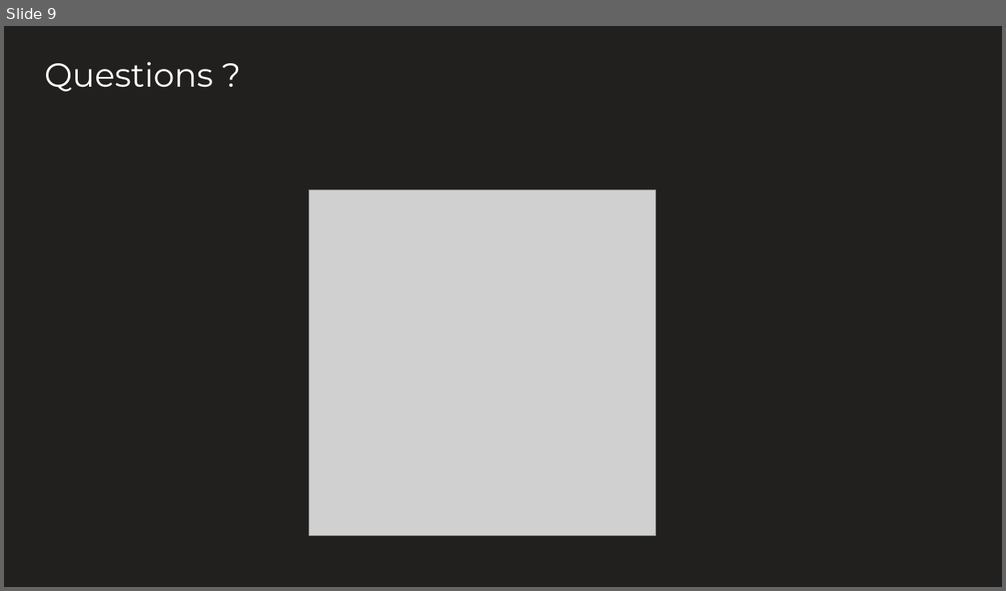
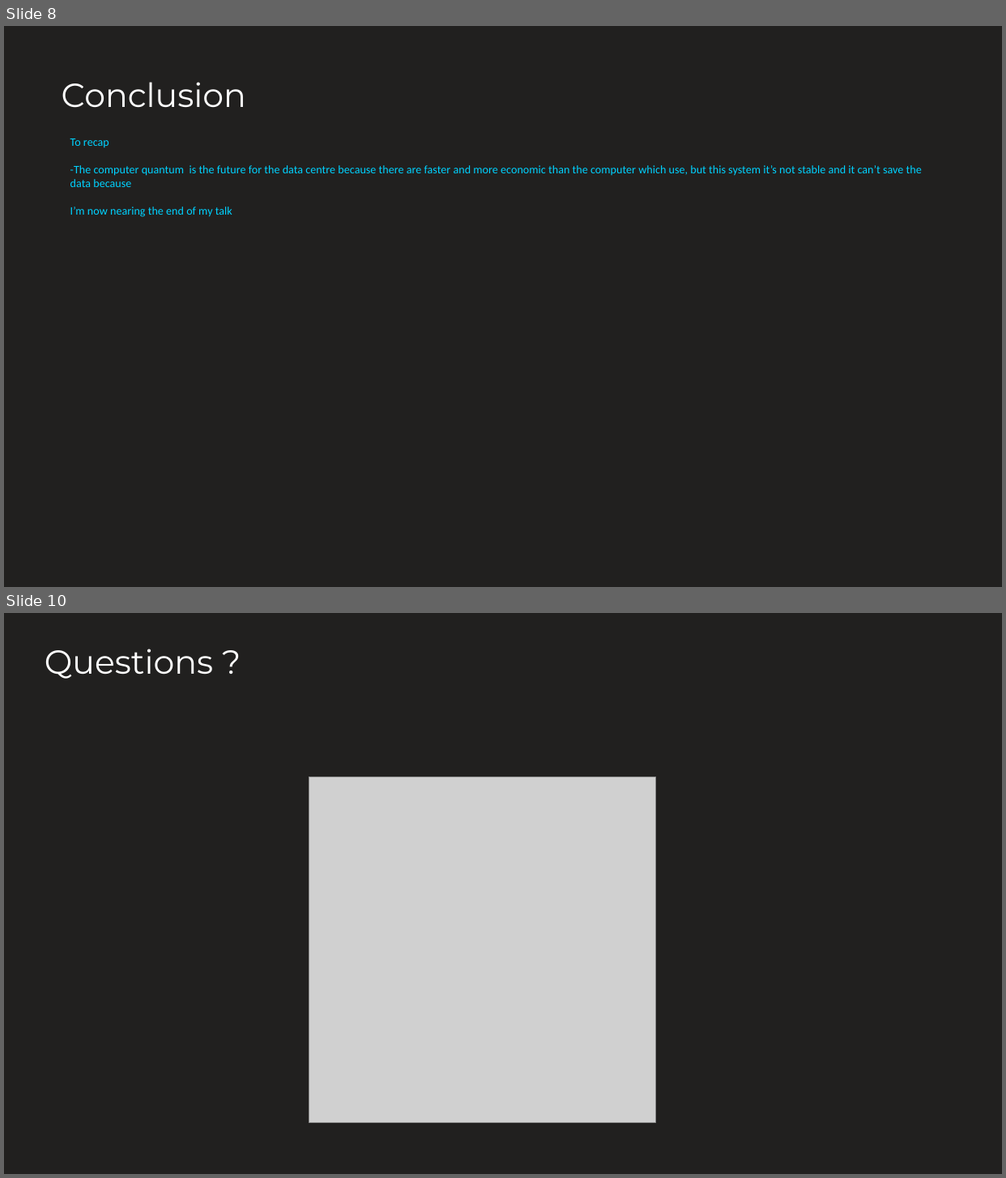
Before and after one commit to kevinalonso/Oral, a slide deck: Présentation1.ppt. Shown one above the other, each under a label of ours: slide 9 before the commit, slides 8 and 10 after it; the slides between them are not shown. The pictures are 1006x591 and 1006x1178 pixels, drawn with LibreOffice and Linux fonts; fonts in the diff are those of the drawing; grey boxes stand for pictures. Boxes give left, top, right and bottom in pixels: in the first picture for what was removed or moved away, otherwise in the second. Text is boxed around its words. In the diff, an @@ line names an element or a change of style, - is before the commit and + after.

```diff
--- a/Présentation1.ppt
+++ b/Présentation1.ppt
@@ slide 8 added at (x1=4, y1=26, x2=1002, y2=587), background #21201F @@
@@ text added at (x1=62, y1=82, x2=246, y2=108), 32 pt, text #FFFFFF @@
+Conclusion
@@ text added at (x1=70, y1=139, x2=922, y2=217), 11 pt, text #00D2FF @@
+To recap
+-The computer quantum is the future for the data centre because there are faster and more economic than the computer which use, but this system it’s not stable and it can’t save the data because
+I’m now nearing the end of my talk
@@ what was slide 9 is now slide 10 @@
```
Also in this commit, not shown: 3 slides changed, 2 other slides added, 2 slides removed, 7 other files.
